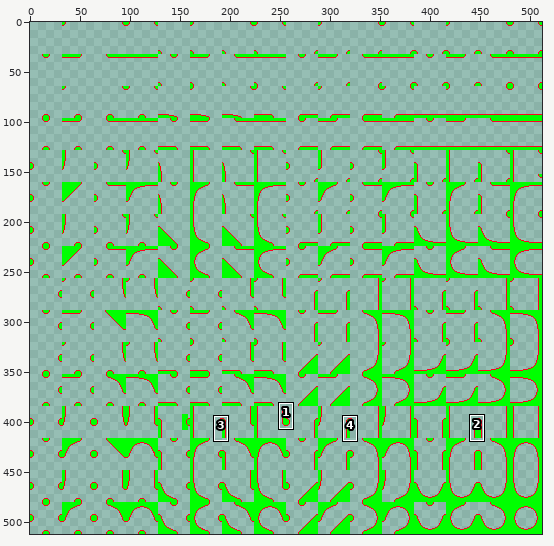
Sprite sheet -- Solution/App/Resource/future_dot_1.png. The first picture is a wide view before the edit; the outline marks the close-up.
Close-up. Old version:
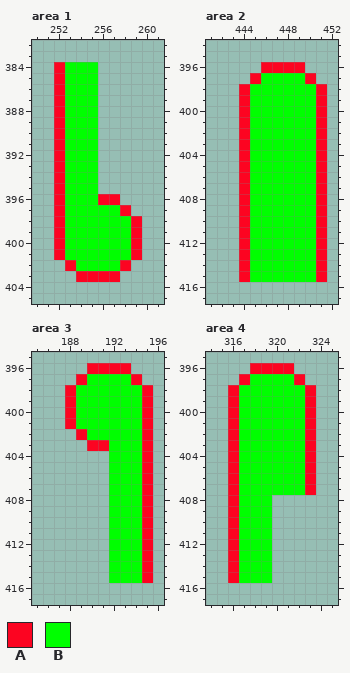
The file is 512x512 pixels. Shown: area 1: x 250..261, y 382..405; area 2: x 441..452, y 394..417; area 3: x 185..196, y 395..417; area 4: x 314..325, y 395..417. The commit also changed other parts of the picture, which this record leaves out.
Palette (. is transparent): A #fc0421  B #00ff00
And afterwards:
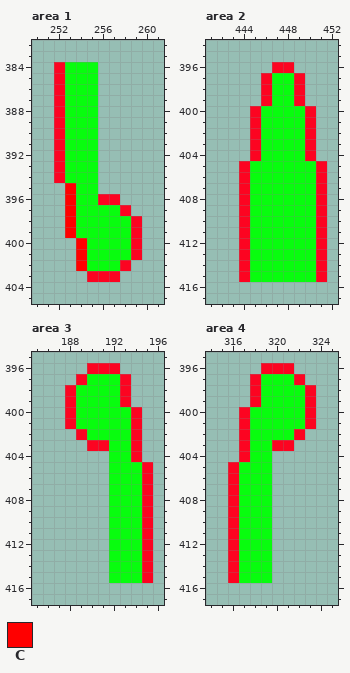
Colours new in this view: C #ff0000
Edits made:
colour B: #00ff00 -> #08fd0e
Changed rows in their new state; - is a pixel that keeps its letter.
Area 1:
first column x 252:
395 .C-
396 .C-
397 .C-
398 .C-
399 .C-
400 ..C
401 ..C
402 -.C
403 --.
Area 2:
first column x 444:
396 --.--.--
397 -.A--A.-
398 ..A--A..
399 ..A--A..
400 .A----A.
401 .A----A.
402 .A----A.
403 .A----A.
404 .A----A.
Area 3:
first column x 193:
396 .--
397 A.-
398 A..
399 A..
400 -A.
401 -A.
402 -A.
403 -A.
404 -A.
Area 4:
first column x 316:
396 --.-----
397 -.A-----
398 ..A-----
399 ..A-----
400 .A------
401 .A------
402 .A----A.
403 .A--AA..
404 .A--....
405 ----....
406 ----....
407 ----....
Changed places in both close-ups, as pixel boxes (x1, y1, x2, y2):
changed: (54, 62, 131, 282)
changed: (239, 62, 327, 282)
changed: (76, 363, 153, 583)
changed: (228, 363, 316, 583)
